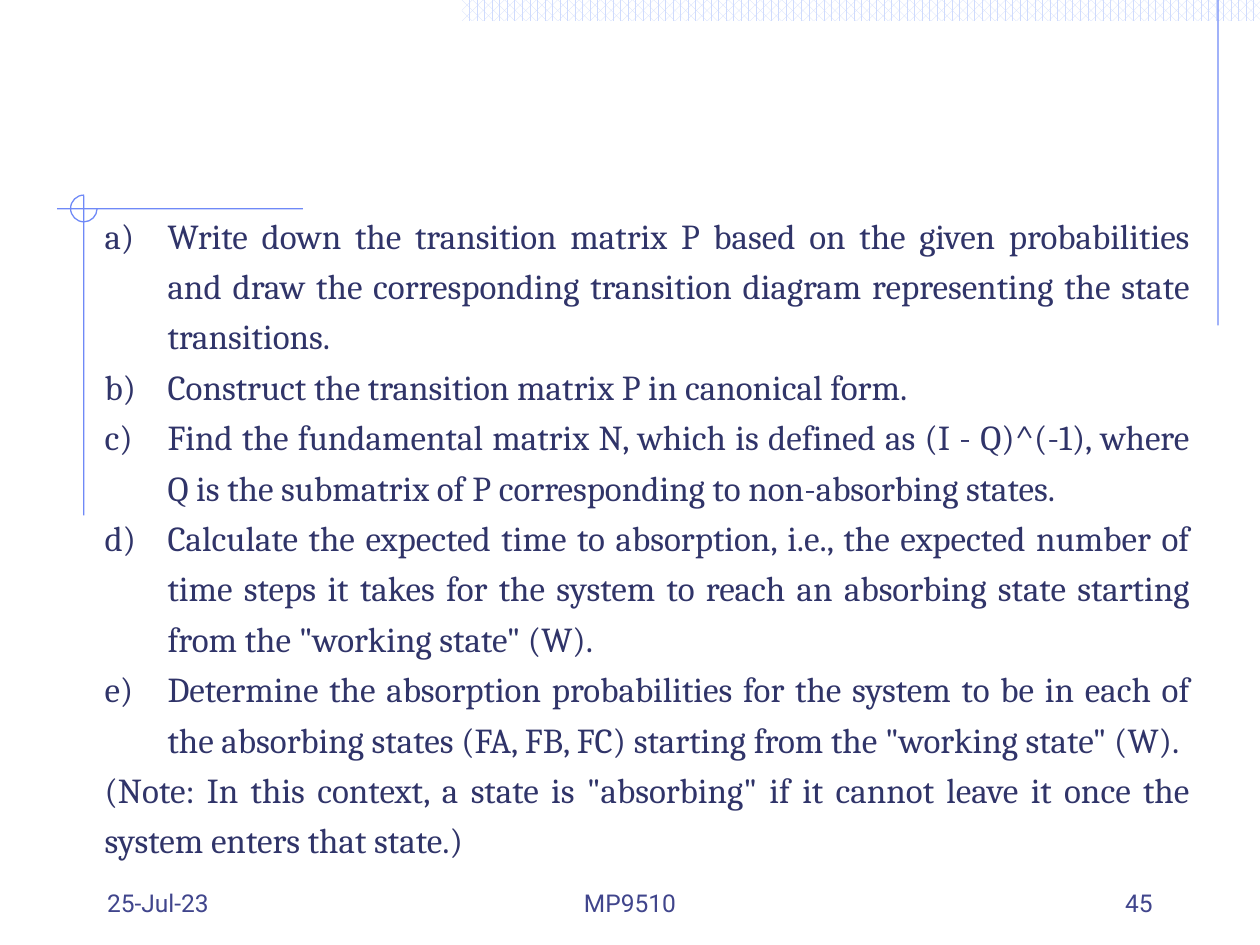
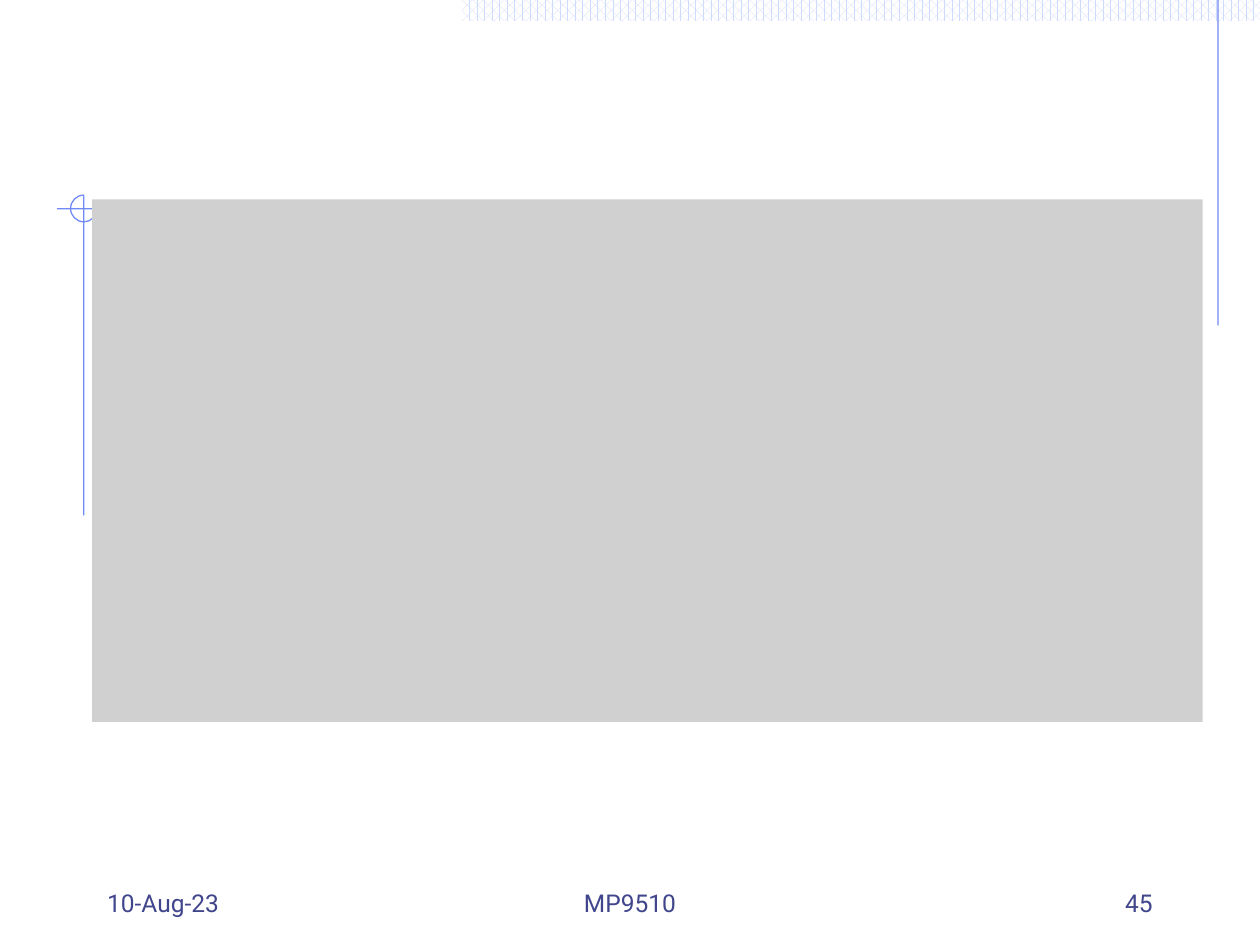
Before and after one commit to Mayooran1987/MC9510, a slide deck: slide 45 of Lect_3_Markov process.pptx. Drawn at 1260x945 pixels with LibreOffice and Linux fonts; fonts in the diff are those of the drawing; grey boxes stand for pictures. Boxes give left, top, right and bottom in pixels: in the first picture for what was removed or moved away, otherwise in the second. Text is boxed around its words. In the diff, an @@ line names an element or a change of style, - is before the commit and + after.

```diff
--- a/Lect_3_Markov process.pptx
+++ b/Lect_3_Markov process.pptx
@@ picture added at [92,199,1202,722] @@
@@ text removed at [105,224,1190,861] @@
-a) Write down the transition matrix P based on the given probabilities and draw the corresponding transition diagram representing the state transitions.
-b) Construct the transition matrix P in canonical form.
-c) Find the fundamental matrix N, which is defined as (I - Q)^(-1), where Q is the submatrix of P corresponding to non-absorbing states.
-d) Calculate the expected time to absorption, i.e., the expected number of time steps it takes for the system to reach an absorbing state starting from the "working state" (W).
-e) Determine the absorption probabilities for the system to be in each of the absorbing states (FA, FB, FC) starting from the "working state" (W).
-(Note: In this context, a state is "absorbing" if it cannot leave it once the system enters that state.)
@@ text at [107,894,219,917]: text changed @@
-25-Jul-23
+10-Aug-23
```
Also in this commit, not shown: 25 other slides changed.
